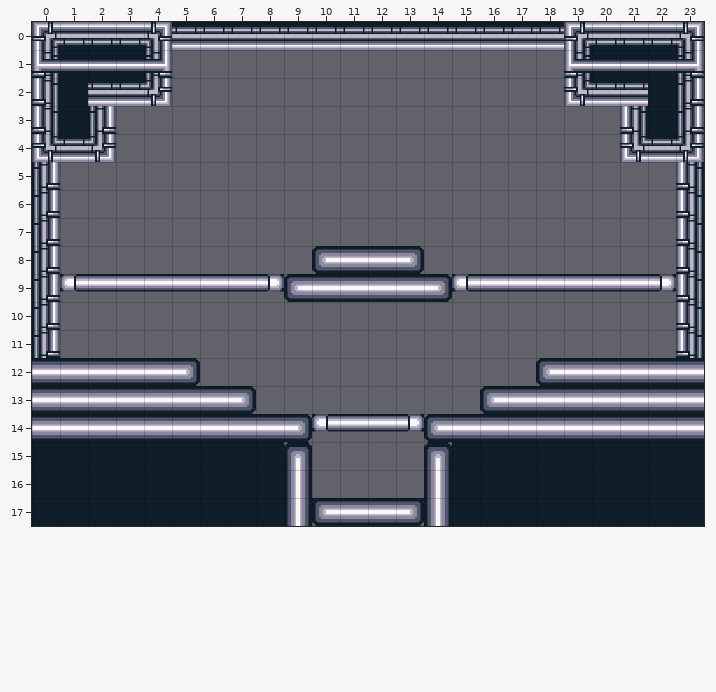
Two states of a Tiled map, assets/images/downRoomDepot.tmx. Above is the file before it was changed.
Cells are 32x32 px. Shown: x 0..23, y 0..17.
Now the later version:
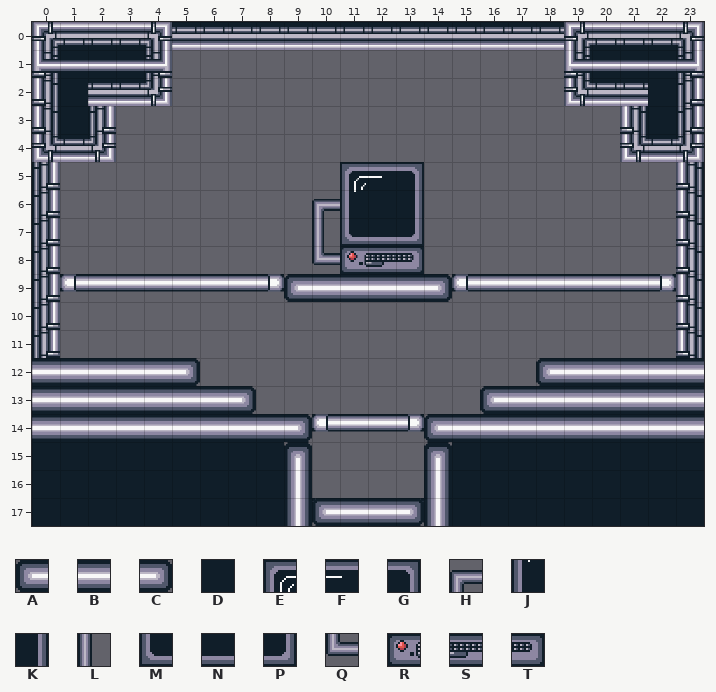
Key: from "commonTileset": A 49, B 50, C 51, D 80, E 121, F 122, G 125, H 135, J 136, K 140, L 150, M 151, N 152, P 155, Q 180, R 182, S 183, T 184.
_ is an empty cell, . an unchanged one.
Tiles of an added or newly shown layer are drawn over the layers below it.
Commit message: Get rooms at terminal in up room depot and down room depot
Changes in this commit:
--- layer "terminal" (added)
@@ x 10..13 @@
- 5 .___
- 6 ____
- 7 ____
- 8 ____
+ 5 .EFG
+ 6 HJDK
+ 7 LMNP
+ 8 QRST
--- layer "blocks"
@@ x 10..13 @@
- 8 ABBC
+ 8 ____
Changed places in both pictures, as pixel boxes (x1, y1, x2, y2):
changed: (312, 162, 424, 274)
